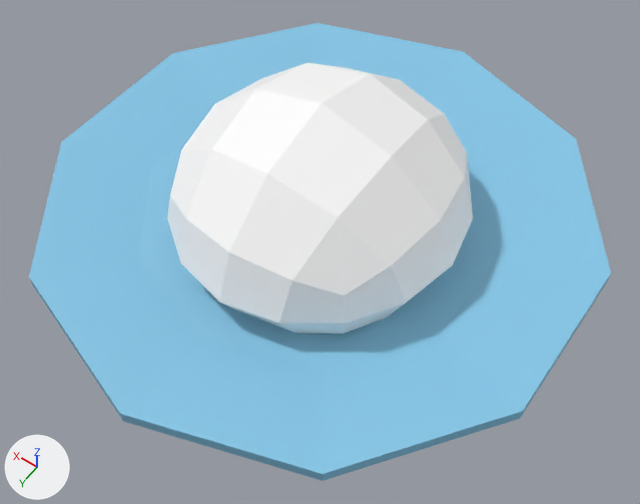
An edit to the glTF model assets/my-assets/meals/riceveggie.glb, drawn before and after from the same camera.
One viewpoint serves both versions: a camera (50 mm lens) standing at (-0.156, 0.226, 0.358) and looking at (-0.014, 0.027, 0.046). Lighting does not change. The marker at lower left points along +X, +Y and +Z. Where no turn or scale is listed for an object, it has been applied to the vertices.

In view in the first picture: 'Cylinder', 'rice'.
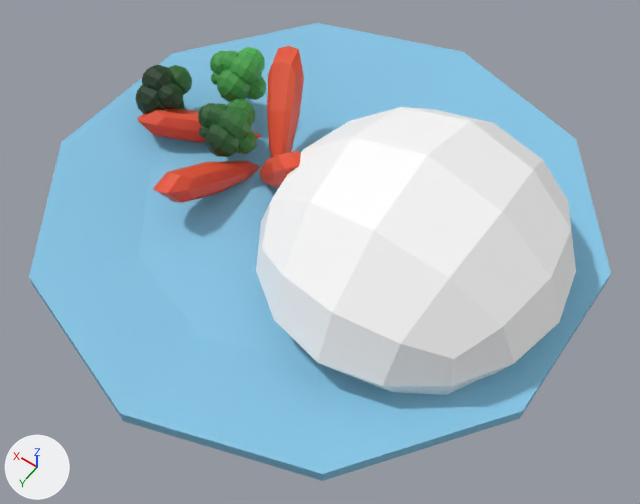
What the commit changed:
Picture 'food_tex' (img_food_tex) is new.
Material 'Material.007' (mat_material_007) is new.
Its texture is img_food_tex.
Material 'Material.009' (mat_material_009) is new.
Its texture is img_food_tex.
Mesh me_cube_008 is new.
It has 1566 vertices, 3020 faces and spans x -0.0627..0.0516, y -0.0423..0.0555, z -0.0239..0.0257.
Faces by material slot: [320, 2700].
It uses material mat_material_007 (picture img_food_tex).
It uses material mat_material_009 (picture img_food_tex).
Object 'rice' (ob_rice) moves from (0.0004, 0.0058, 0.0534) to (-0.05, 0.0058, 0.0534).
Object 'carotes' (ob_carotes) is new; it shows me_cube_008.
Its location is (0.0654, -0.0042, 0.0577).

What differs and where, as boxes (x1, y1, x2, y2) in the pictures (640 x 504 px):
'rice', moved: before (167, 63, 473, 334); after (256, 107, 576, 395)
'carotes', added: after (135, 46, 304, 203)
    faces in mat_material_007 (picture img_food_tex): (137, 46, 304, 203)
    faces in mat_material_009 (picture img_food_tex): (135, 47, 266, 157)
